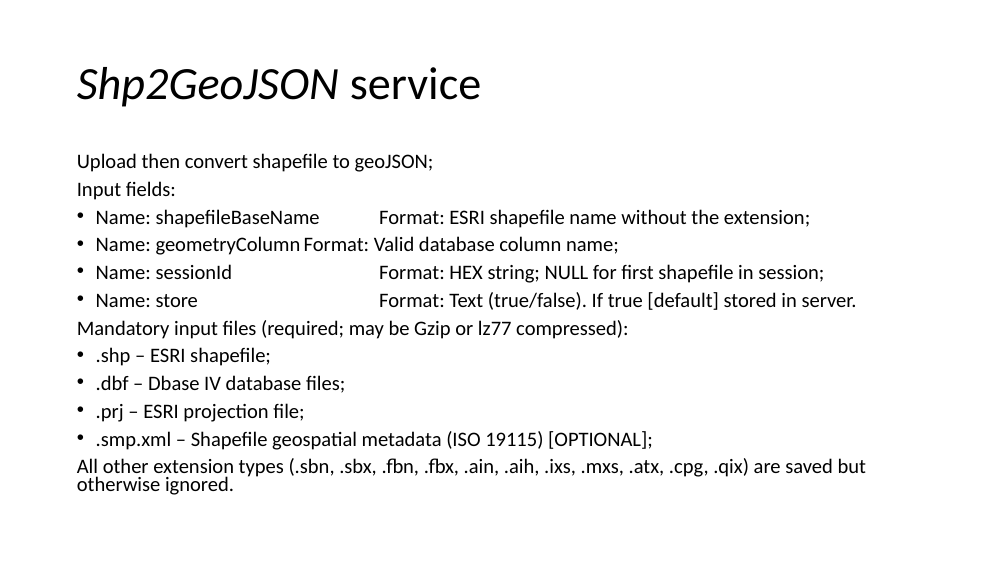
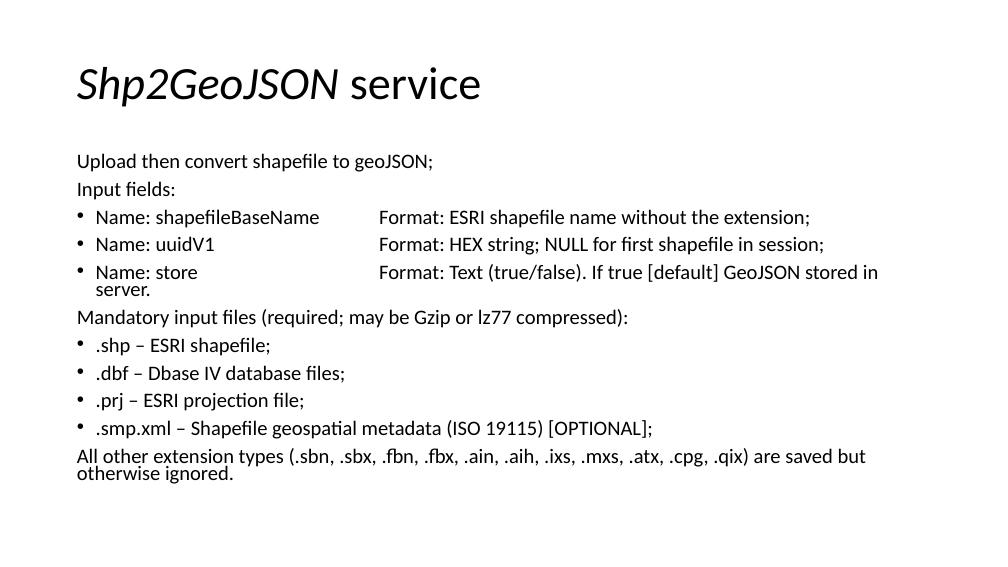
Before and after one commit to smallAreaHealthStatisticsUnit/rapidInquiryFacility, a slide deck: slide 23 of rifNodeServices/NodeGeoSpatialServices.pptx. Drawn at 1008x567 pixels with LibreOffice and Linux fonts; fonts in the diff are those of the drawing. Boxes give left, top, right and bottom in pixels: in the first picture for what was removed or moved away, otherwise in the second. Text is boxed around its words. In the diff, an @@ line names an element or a change of style, - is before the commit and + after.

```diff
--- a/rifNodeServices/NodeGeoSpatialServices.pptx
+++ b/rifNodeServices/NodeGeoSpatialServices.pptx
@@ text at (96, 236, 879, 296): text changed @@
-• Name: geometryColumn Format: Valid database column name;
-• Name: sessionId Format: HEX string; NULL for first shapefile in session;
-• Name: store Format: Text (true/false). If true [default] stored in server.
+• Name: uuidV1 Format: HEX string; NULL for first shapefile in session;
+• Name: store Format: Text (true/false). If true [default] GeoJSON stored in server.
```
Also in this commit, not shown: 8 other slides changed, 4 other files.
